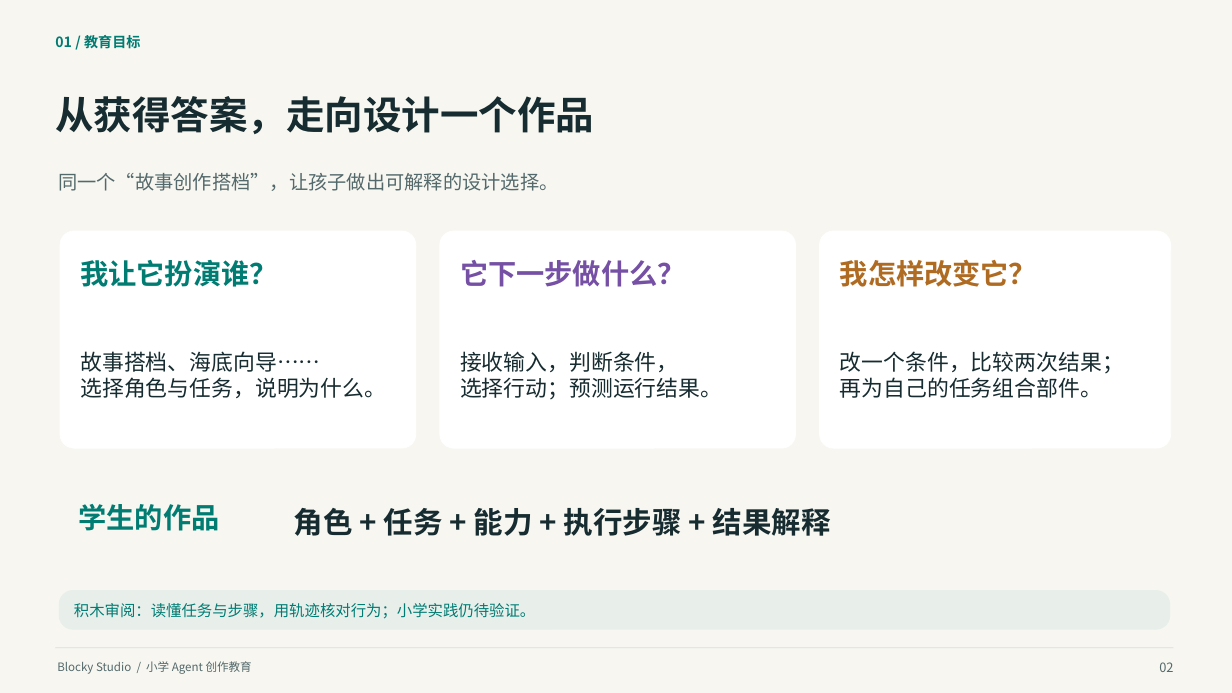
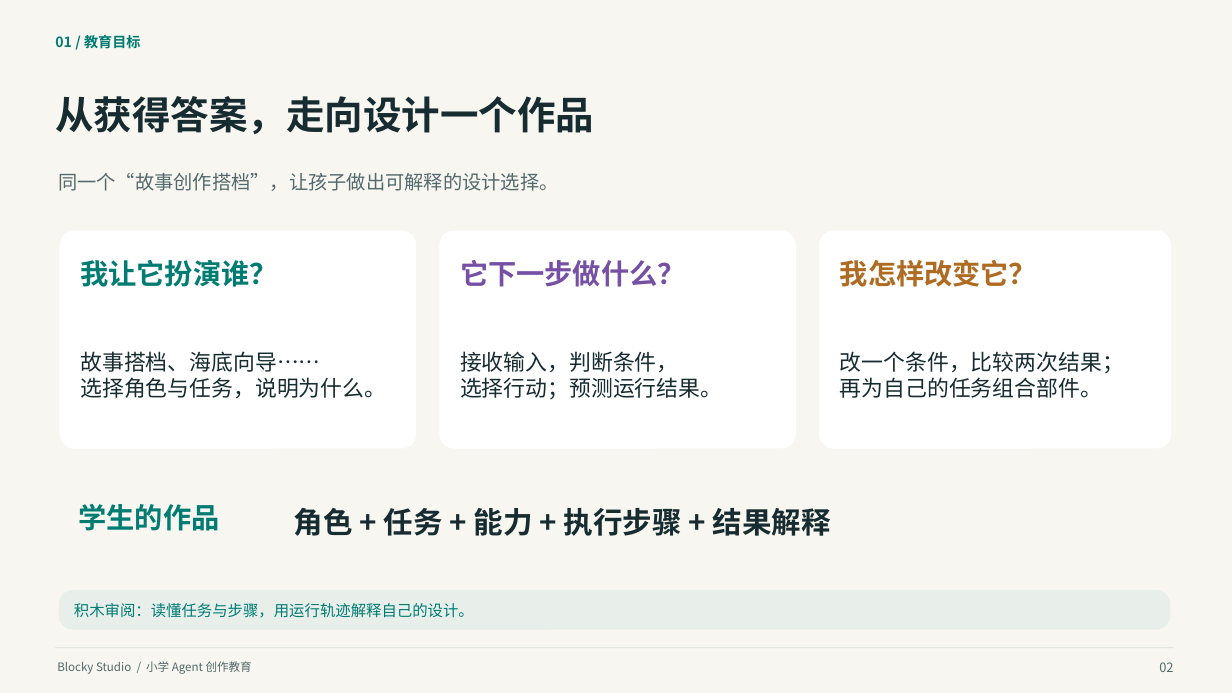
Before and after one commit to q2955161835-debug/Blocky-AI, a slide deck: slide 2 of doc/交付/2026-10-03-答辩与商业计划书/Blocky-Studio-小学Agent创作教育-2026-10-03.pptx. Drawn at 1232x693 pixels with LibreOffice and Linux fonts; fonts in the diff are those of the drawing. Boxes give left, top, right and bottom in pixels: in the first picture for what was removed or moved away, otherwise in the second. Text is boxed around its words. In the diff, an @@ line names an element or a change of style, - is before the commit and + after.

Commit message:
docs: revise pitch wording and record independent investor reaudit [skip ci]

```diff
--- a/doc/交付/2026-10-03-答辩与商业计划书/Blocky-Studio-小学Agent创作教育-2026-10-03.pptx
+++ b/doc/交付/2026-10-03-答辩与商业计划书/Blocky-Studio-小学Agent创作教育-2026-10-03.pptx
@@ text at (x1=74, y1=603, x2=474, y2=618): text changed @@
-积木审阅：读懂任务与步骤，用轨迹核对行为；小学实践仍待验证。
+积木审阅：读懂任务与步骤，用运行轨迹解释自己的设计。
```
Also in this commit, not shown: 14 other slides changed, 12 other files.
